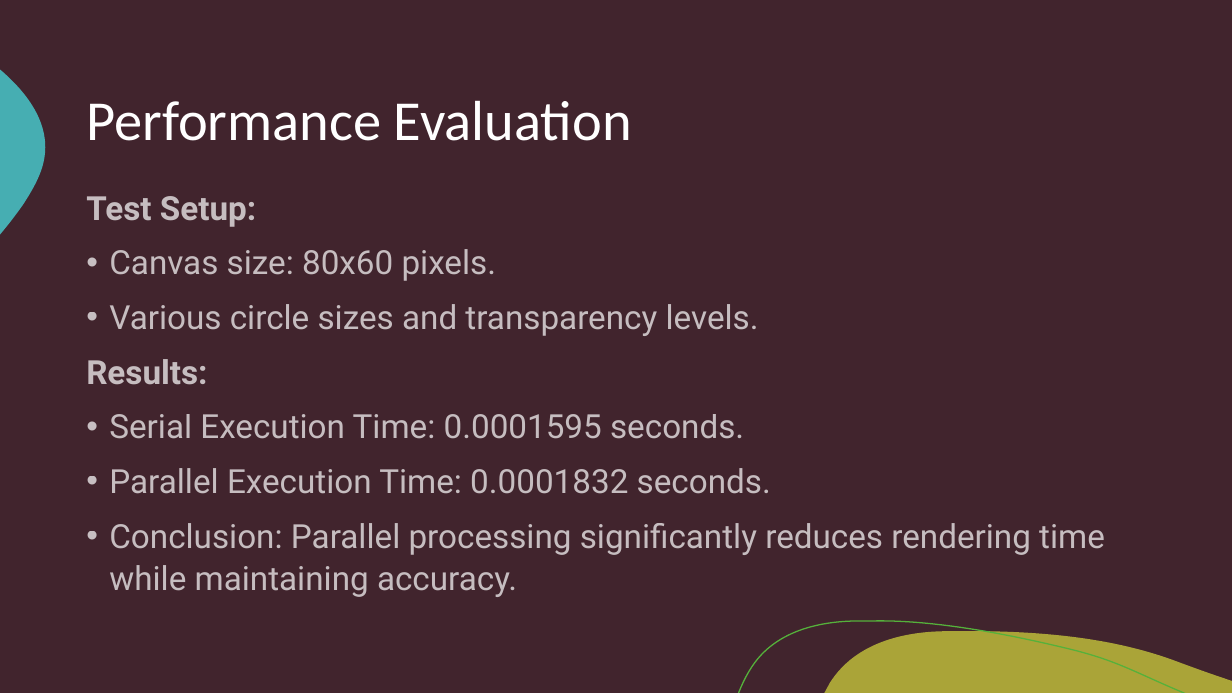
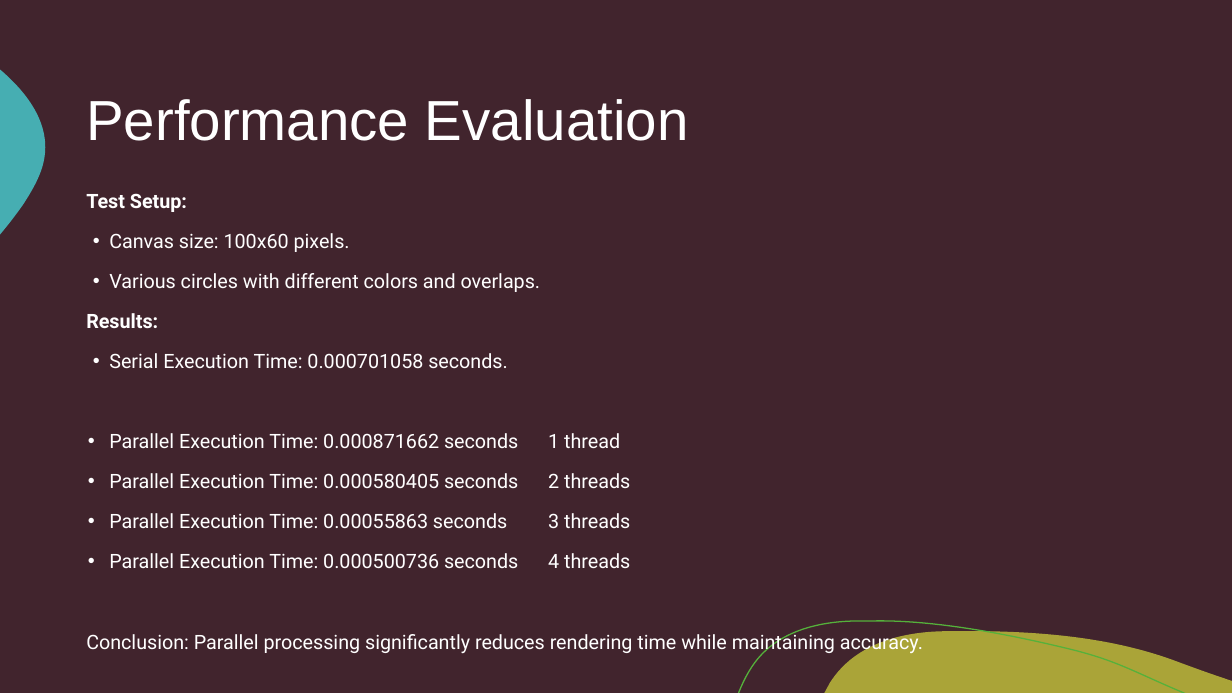
Before and after one commit to R-Marconi01/Renderer, a slide deck: slide 8 of Renderer.pptx. Drawn at 1232x693 pixels with LibreOffice and Linux fonts; fonts in the diff are those of the drawing. Boxes give left, top, right and bottom in pixels: in the first picture for what was removed or moved away, otherwise in the second. Text is boxed around its words. In the diff, an @@ line names an element or a change of style, - is before the commit and + after.

```diff
--- a/Renderer.pptx
+++ b/Renderer.pptx
@@ title "Performance Evaluation" at <box>86,99,688,141</box>: font Calibri to Arial @@
@@ text at <box>86,193,923,654</box>: size 25.9 to 15.4 pt, text colour #FFFFFF at 70% opacity to #FFFFFF in "Test Setup:", "Results:", "Conclusion: Parallel processing significantly reduces render ..."; line spacing 1.05 to 1.15; less space between paragraphs; bullet • to none @@
@@ text at <box>109,233,541,292</box>: text changed; size 25.9 to 15.4 pt; text colour #FFFFFF at 70% opacity to #FFFFFF @@
-• Canvas size: 80x60 pixels.
-• Various circle sizes and transparency levels.
+• Canvas size: 100x60 pixels.
+• Various circles with different colors and overlaps.
@@ text at <box>109,353,630,568</box>: text changed; size 25.9 to 15.4 pt; text colour #FFFFFF at 70% opacity to #FFFFFF @@
-• Serial Execution Time: 0.0001595 seconds.
-• Parallel Execution Time: 0.0001832 seconds.
+• Serial Execution Time: 0.000701058 seconds.
+• Parallel Execution Time: 0.000871662 seconds 1 thread
+• Parallel Execution Time: 0.000580405 seconds 2 threads
+• Parallel Execution Time: 0.00055863 seconds 3 threads
+• Parallel Execution Time: 0.000500736 seconds 4 threads
```
Also in this commit, not shown: 7 other slides changed, 1 slide added, 2 slides removed, 1 other file.
